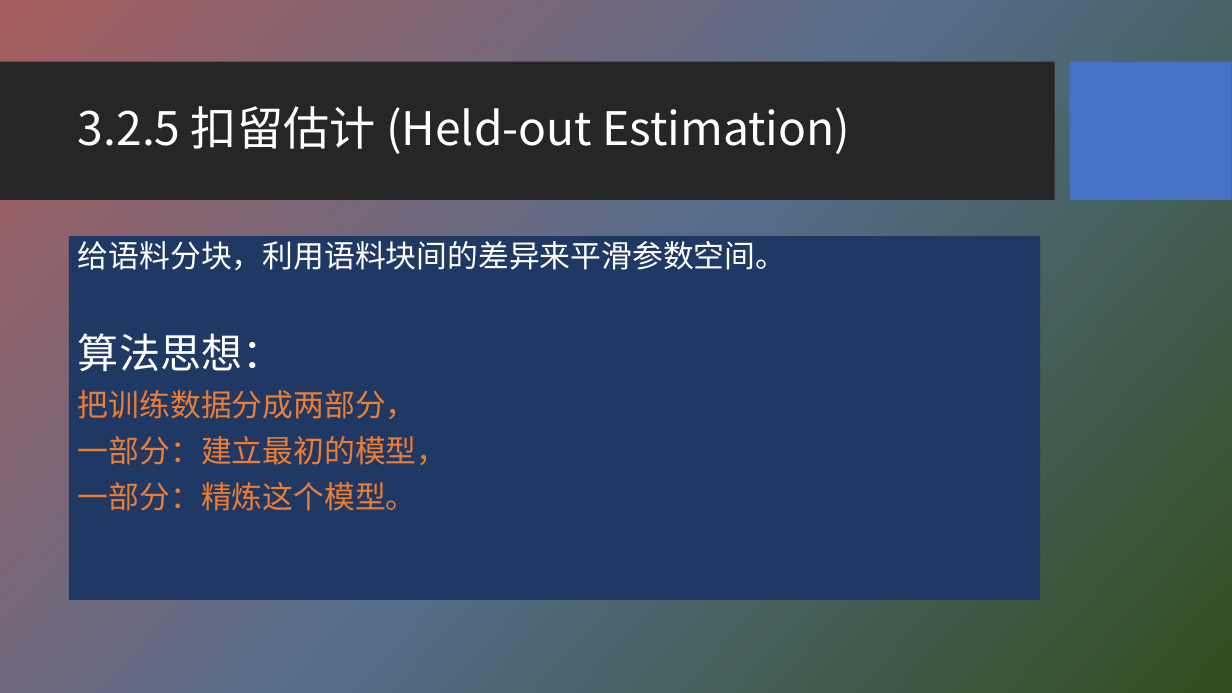
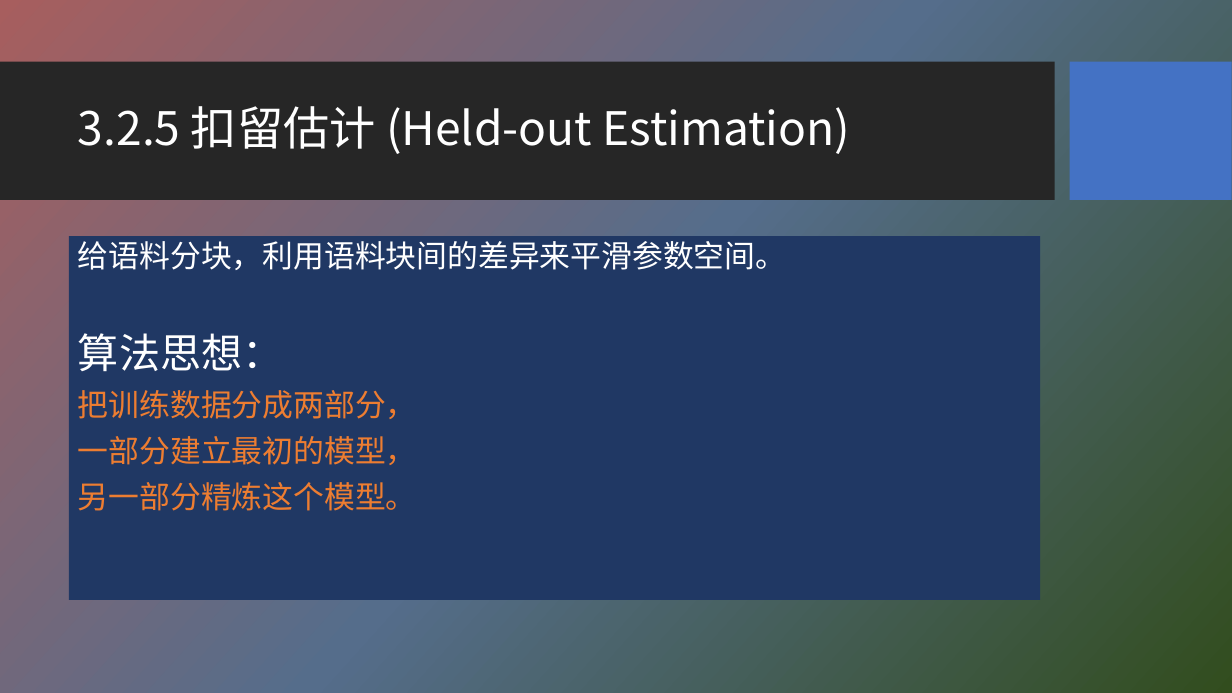
Before and after one commit to HBU/NLP_PPT, a slide deck: slide 25 of PPT-2020/ch03 n元语法模型.pptx (slide 24 before the commit). Drawn at 1232x693 pixels with LibreOffice and Linux fonts; fonts in the diff are those of the drawing; background and template pictures are left out. Boxes give left, top, right and bottom in pixels: in the first picture for what was removed or moved away, otherwise in the second. Text is boxed around its words. In the diff, an @@ line names an element or a change of style, - is before the commit and + after.

Commit message:
Revert "Update ch03 n元语法模型.pptx"
This reverts commit 7a9b5290114723d7778a172d68c5fb816535eb4e.

```diff
--- a/PPT-2020/ch03 n元语法模型.pptx
+++ b/PPT-2020/ch03 n元语法模型.pptx
@@ text at bbox=[78, 436, 417, 511]: text changed @@
-一部分：建立最初的模型，
-一部分：精炼这个模型。
+一部分建立最初的模型，
+另一部分精炼这个模型。
```
Also in this commit, not shown: 16 other slides changed, 1 slide added.
